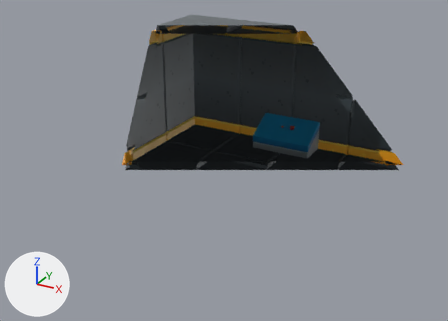
The glTF model assets/level.glb as it was, and as the next commit left it.
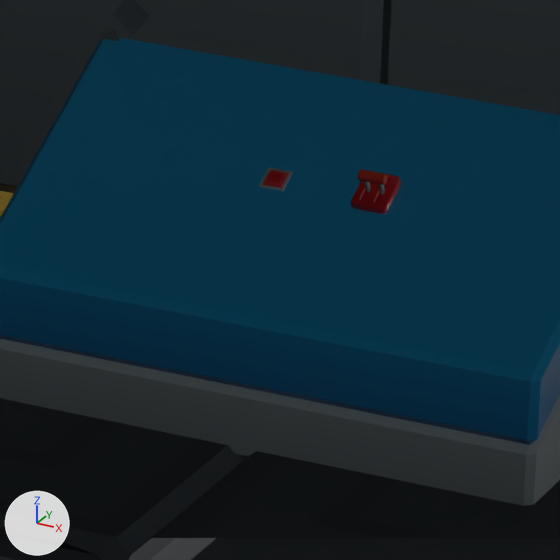
Each version is shown whole from a 50 mm lens placed at (15.17, -29.42, 16.16), pointed at (-0.4, -1.1, 2.01), then close up on the part from 57% to 69% of the width and 34% to 51% of the height. Arrows for +X, +Y and +Z are at lower left; the lights stay in place. Everything nearer to the camera than a plane just in front of the edit is cut away. Where no turn or scale is listed for an object, it has been applied to the vertices.

Before the edit, the objects in view are built like this:
```python
ob_button_base_red = bpy.data.objects.new('button_base_red', me_button_base_red)
ob_button_base_red.location = (-0.3, 6.88, 1.45)
ob_button_red = bpy.data.objects.new('button_red', me_button_red)
ob_button_red.location = (-0.3, 6.88, 1.45)
ob_lever_wall_b_red = bpy.data.objects.new('lever_wall_B_red', me_lever_wall_b_red)
ob_lever_wall_b_red.location = (0.4, 6.899, 1.475)
ob_lever_wall_base_b_red = bpy.data.objects.new('lever_wall_base_B_red', me_lever_wall_base_b_red)
ob_lever_wall_base_b_red.location = (0.4, 6.87, 1.53)
ob_wall_015 = bpy.data.objects.new('Wall.015', me_cube_001)
ob_wall_015.parent = ob_wall_014
ob_wall_015.location = (0.0, 0.0, 0.0)
# also in view: 'Floor.025' at (-2.0, 6.0, -0.25); 'platform_slope_4x2x2_blue' at (0.0, 6.8, 0.9); 'Floor.017' at (-2.0, 2.0, -0.25); 'Wall.009' at (-2.0, 7.98, 1.8); 'Floor.057' at (-2.0, 6.0, -0.25)
```
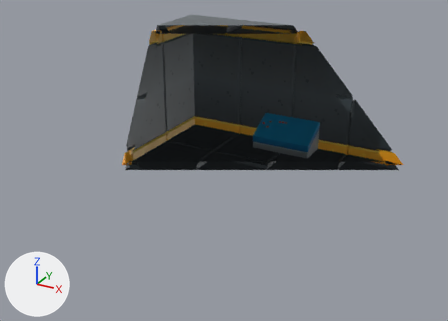
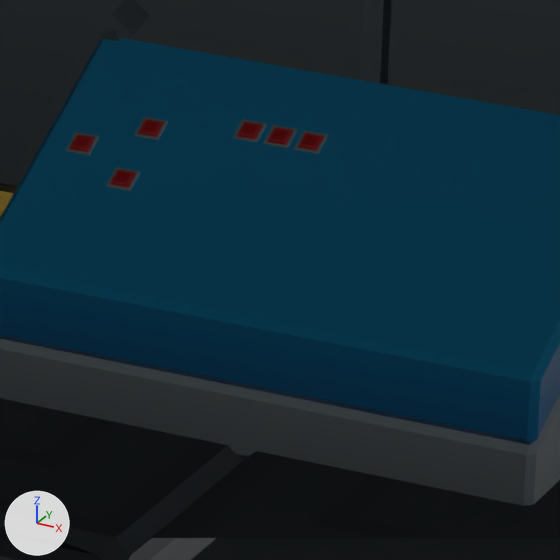
Boxes [x1, y1, x2, y2] around the edits, measured in the close-ups (560 x 560 px):
'lever_wall_base_B_red', deleted (red)
    before: [351, 174, 401, 214]
'button_red', moved
    before: [263, 170, 289, 188]
    after: [69, 134, 95, 152]
'button_base_red', moved
    before: [259, 167, 293, 191]
    after: [65, 132, 99, 155]
'lever_wall_B_red', deleted (red)
    before: [357, 169, 388, 195]
'button_red.005', added
    after: [298, 133, 324, 151]
'button_red.004', added
    after: [267, 127, 293, 145]
'button_red.002', added
    after: [110, 169, 136, 187]
'button_red.003', added
    after: [237, 121, 263, 139]
'button_red.001', added
    after: [138, 119, 164, 137]
'button_base_red.002', added
    after: [106, 167, 140, 191]
'button_base_red.001', added
    after: [134, 117, 168, 140]
'button_base_red.005', added
    after: [294, 130, 328, 154]
'button_base_red.004', added
    after: [263, 125, 297, 148]
'button_base_red.003', added
    after: [233, 119, 267, 143]

Diff of the bpy script that builds the scene:
```diff
--- a/assets/level.glb.py
+++ b/assets/level.glb.py
@@ ob_lever_wall_base_b_red @@
-ob_lever_wall_base_b_red = bpy.data.objects.new('lever_wall_base_B_red', me_lever_wall_base_b_red)
@@ ob_lever_wall_b_red @@
-ob_lever_wall_b_red = bpy.data.objects.new('lever_wall_B_red', me_lever_wall_b_red)
@@ ob_button_base_red @@
 ob_button_base_red = bpy.data.objects.new('button_base_red', me_button_base_red)
-ob_button_base_red.location = (-0.3, 6.88, 1.45)
+ob_button_base_red.location = (-1.7, 6.88, 1.45)
@@ ob_button_red @@
 ob_button_red = bpy.data.objects.new('button_red', me_button_red)
-ob_button_red.location = (-0.3, 6.88, 1.45)
+ob_button_red.location = (-1.7, 6.88, 1.45)
@@ ob_button_red_005 @@
+ob_button_red_005 = bpy.data.objects.new('button_red.005', me_button_red_003)  # 44 vertices, 84 faces; spans x -0.675..0.675, y -0.675..0.675, z -0.07..0.16; in mat_platformer (picture img_platformer_texture)
+ob_button_red_005.parent = ob_button_base_red_005
+ob_button_red_005.location = (0.0, 0.0000134, 0.0)
@@ ob_button_base_red_005 @@
+ob_button_base_red_005 = bpy.data.objects.new('button_base_red.005', me_button_base_red_003)  # 56 vertices, 108 faces; spans x -0.88..0.88, y -0.88..0.88, z -0.16..0.04; in mat_platformer (picture img_platformer_texture)
+ob_button_base_red_005.parent = ob_selectcontrolrodbutton_2
+ob_button_base_red_005.location = (0.0, 0.0000134, 0.0)
@@ ob_selectcontrolrodbutton_2 @@
+ob_selectcontrolrodbutton_2 = bpy.data.objects.new('SelectControlRodButton.2', None)
+ob_selectcontrolrodbutton_2.location = (-0.2, 7.21, 1.62)
+ob_selectcontrolrodbutton_2.rotation_euler = (0.489, 0.0, 0.0)  # degrees (28, 0, 0)
+ob_selectcontrolrodbutton_2.scale = (0.1, 0.1, 0.1)
@@ ob_button_red_004 @@
+ob_button_red_004 = bpy.data.objects.new('button_red.004', me_button_red_003)  # 44 vertices, 84 faces; spans x -0.675..0.675, y -0.675..0.675, z -0.07..0.16; in mat_platformer (picture img_platformer_texture)
+ob_button_red_004.parent = ob_button_base_red_004
+ob_button_red_004.location = (0.0, 0.0000134, 0.0)
@@ ob_button_base_red_004 @@
+ob_button_base_red_004 = bpy.data.objects.new('button_base_red.004', me_button_base_red_003)  # 56 vertices, 108 faces; spans x -0.88..0.88, y -0.88..0.88, z -0.16..0.04; in mat_platformer (picture img_platformer_texture)
+ob_button_base_red_004.parent = ob_selectcontrolrodbutton_1
+ob_button_base_red_004.location = (0.0, 0.0000134, 0.0)
@@ ob_selectcontrolrodbutton_1 @@
+ob_selectcontrolrodbutton_1 = bpy.data.objects.new('SelectControlRodButton.1', None)
+ob_selectcontrolrodbutton_1.location = (-0.42, 7.21, 1.62)
+ob_selectcontrolrodbutton_1.rotation_euler = (0.489, 0.0, 0.0)  # degrees (28, 0, 0)
+ob_selectcontrolrodbutton_1.scale = (0.1, 0.1, 0.1)
@@ ob_button_red_003 @@
+ob_button_red_003 = bpy.data.objects.new('button_red.003', me_button_red_003)  # 44 vertices, 84 faces; spans x -0.675..0.675, y -0.675..0.675, z -0.07..0.16; in mat_platformer (picture img_platformer_texture)
+ob_button_red_003.parent = ob_button_base_red_003
+ob_button_red_003.location = (0.0, 0.0000134, 0.0)
@@ ob_button_base_red_003 @@
+ob_button_base_red_003 = bpy.data.objects.new('button_base_red.003', me_button_base_red_003)  # 56 vertices, 108 faces; spans x -0.88..0.88, y -0.88..0.88, z -0.16..0.04; in mat_platformer (picture img_platformer_texture)
+ob_button_base_red_003.parent = ob_selectcontrolrodbutton_0
+ob_button_base_red_003.location = (0.0, 0.0000134, 0.0)
@@ ob_selectcontrolrodbutton_0 @@
+ob_selectcontrolrodbutton_0 = bpy.data.objects.new('SelectControlRodButton.0', None)
+ob_selectcontrolrodbutton_0.location = (-0.64, 7.21, 1.62)
+ob_selectcontrolrodbutton_0.rotation_euler = (0.489, 0.0, 0.0)  # degrees (28, 0, 0)
+ob_selectcontrolrodbutton_0.scale = (0.1, 0.1, 0.1)
@@ ob_button_red_002 @@
+ob_button_red_002 = bpy.data.objects.new('button_red.002', me_button_red_002)  # 44 vertices, 84 faces; spans x -0.0675..0.0675, y -0.0616..0.0619, z -0.0369..0.0392; in mat_platformer_006 (picture img_platformer_texture)
+ob_button_red_002.location = (-1.3, 6.67, 1.34)
@@ ob_button_base_red_002 @@
+ob_button_base_red_002 = bpy.data.objects.new('button_base_red.002', me_button_base_red_002)  # 56 vertices, 108 faces; spans x -0.088..0.088, y -0.078..0.084, z -0.054..0.044; in mat_platformer_006 (picture img_platformer_texture)
+ob_button_base_red_002.location = (-1.3, 6.67, 1.34)
@@ ob_button_red_001 @@
+ob_button_red_001 = bpy.data.objects.new('button_red.001', me_button_red_001)  # 44 vertices, 84 faces; spans x -0.0675..0.0675, y -0.0616..0.0619, z -0.0369..0.0392; in mat_platformer_005 (picture img_platformer_texture)
+ob_button_red_001.location = (-1.3, 7.09, 1.56)
@@ ob_button_base_red_001 @@
+ob_button_base_red_001 = bpy.data.objects.new('button_base_red.001', me_button_base_red_001)  # 56 vertices, 108 faces; spans x -0.088..0.088, y -0.078..0.084, z -0.054..0.044; in mat_platformer_005 (picture img_platformer_texture)
+ob_button_base_red_001.location = (-1.3, 7.09, 1.56)
```
